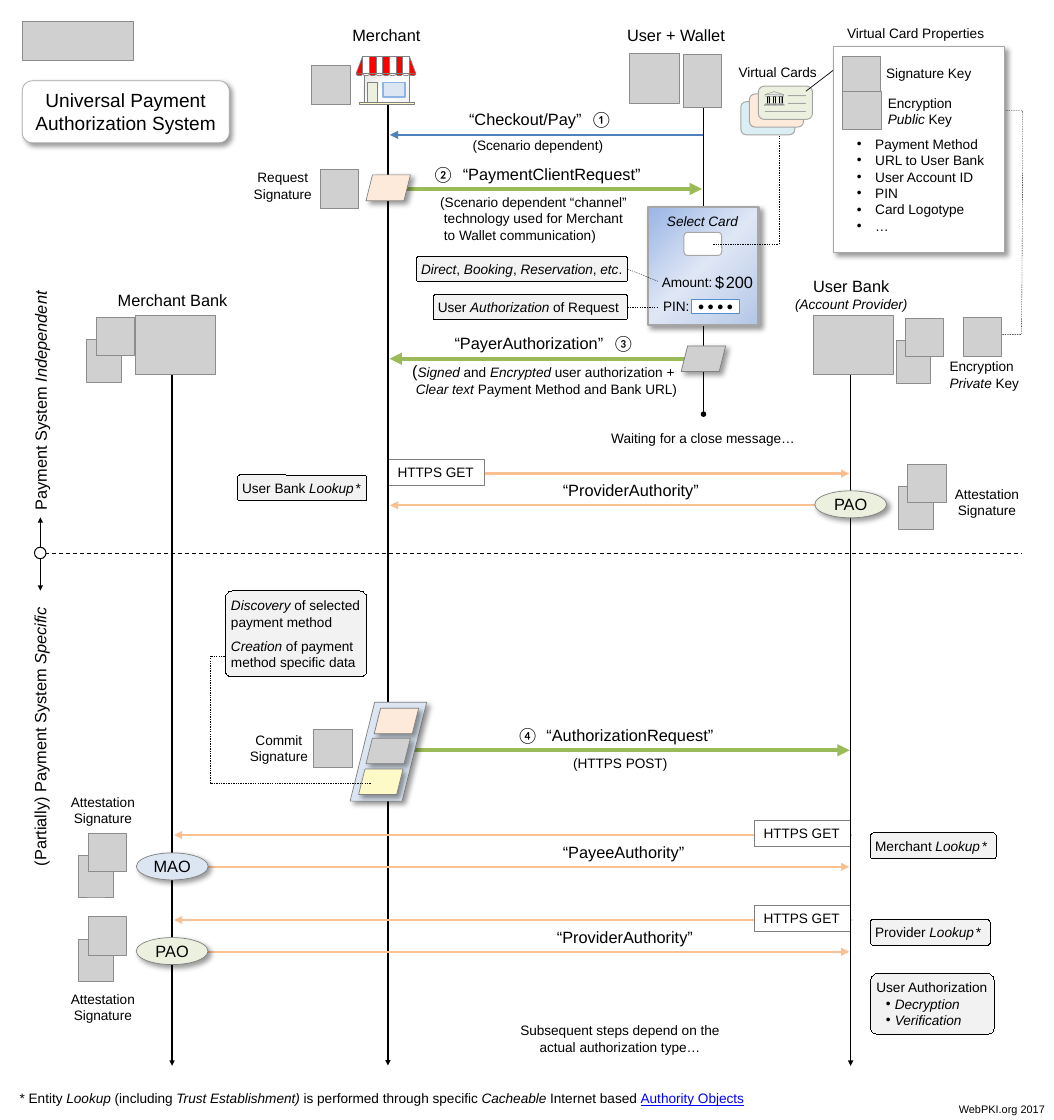
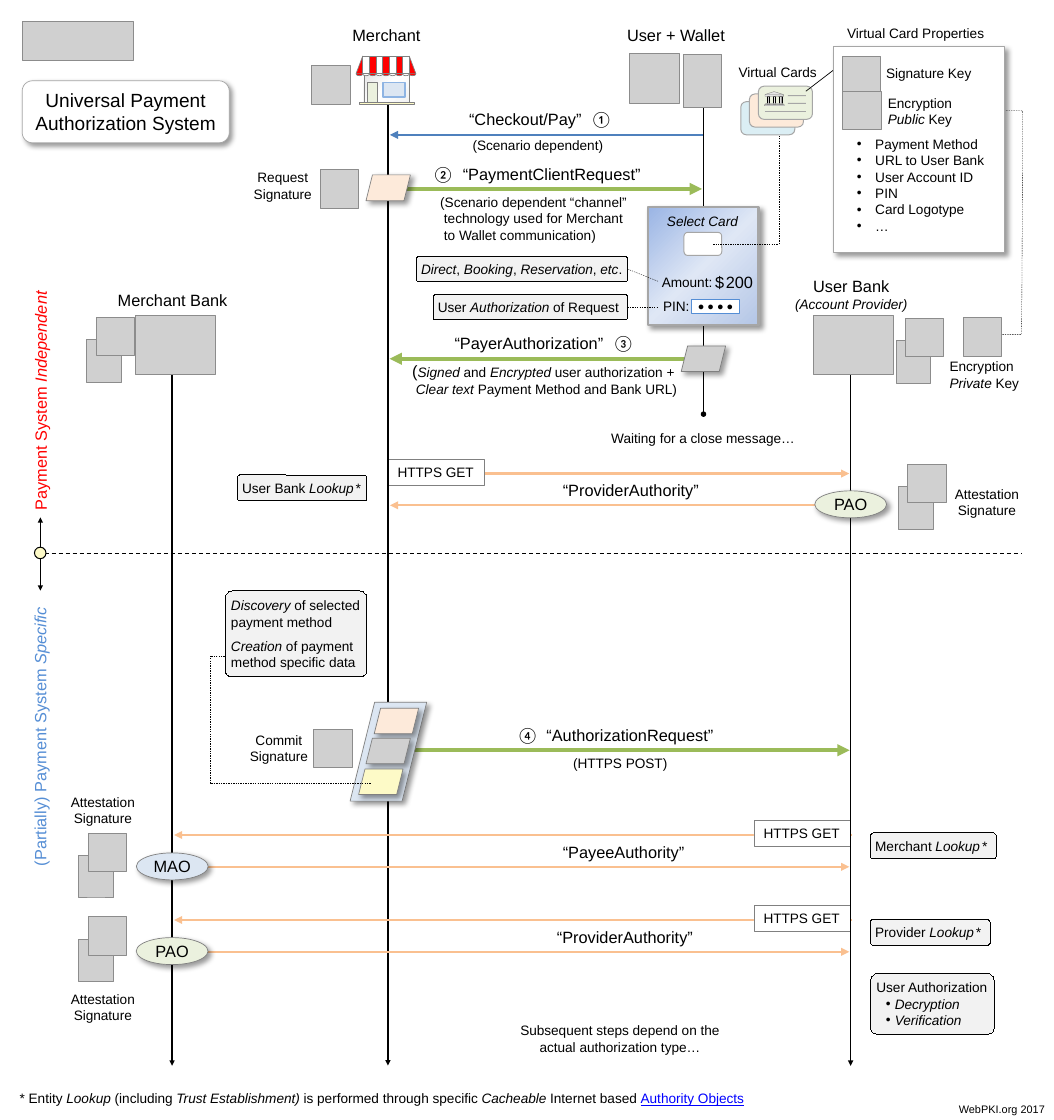
Before and after one commit to cyberphone/doc, a slide deck: slide 1 of saturn/saturn-authorization.pptx. Drawn at 1054x1120 pixels with LibreOffice and Linux fonts; fonts in the diff are those of the drawing; grey boxes stand for pictures. Boxes give left, top, right and bottom in pixels: in the first picture for what was removed or moved away, otherwise in the second. Text is boxed around its words. In the diff, an @@ line names an element or a change of style, - is before the commit and + after.

```diff
--- a/saturn/saturn-authorization.pptx
+++ b/saturn/saturn-authorization.pptx
@@ text "Payment System Independent" at <box>32,300,50,508</box>: text colour #000000 to #FF0000 @@
@@ ellipse at <box>34,547,46,559</box>: fill #FFFFFF to #FDFAC7 @@
@@ text "(Partially) Payment System Specific" at <box>32,612,50,864</box>: text colour #000000 to #558ED5 @@
```
Also in this commit, not shown: 1 other file.
